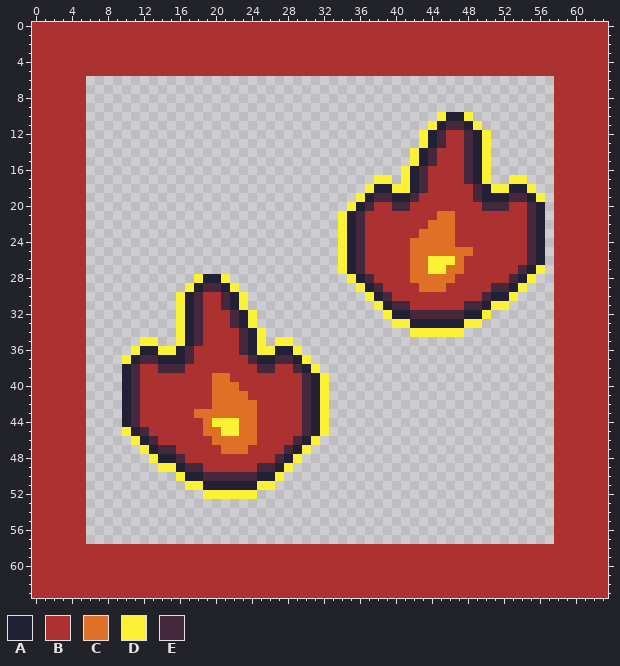
Two states of a pixel-art sprite, graphics/fireborder.png. Above, as it was before the edit.
The file is 64x64 pixels.
Palette (. is transparent): A #222034  B #ac3232  C #df7126  D #fbf236  E #45283c
Pixels before (only the part around the change), first column x 0:
 0 BBBBBBBBBBBBBBBBBBBBBBBBBBBBBBBBBBBBBBBBBBBBBBBBBBBBBBBBBBBBBB
 1 BBBBBBBBBBBBBBBBBBBBBBBBBBBBBBBBBBBBBBBBBBBBBBBBBBBBBBBBBBBBBB
 2 BBBBBBBBBBBBBBBBBBBBBBBBBBBBBBBBBBBBBBBBBBBBBBBBBBBBBBBBBBBBBB
 3 BBBBBBBBBBBBBBBBBBBBBBBBBBBBBBBBBBBBBBBBBBBBBBBBBBBBBBBBBBBBBB
 4 BBBBBBBBBBBBBBBBBBBBBBBBBBBBBBBBBBBBBBBBBBBBBBBBBBBBBBBBBBBBBB
 5 BBBBBBBBBBBBBBBBBBBBBBBBBBBBBBBBBBBBBBBBBBBBBBBBBBBBBBBBBBBBBB
 6 BBBBBB....................................................BBBB
 7 BBBBBB....................................................BBBB
 8 BBBBBB....................................................BBBB
 9 BBBBBB....................................................BBBB
10 BBBBBB.......................................DAAD.........BBBB
11 BBBBBB......................................DAEEAD........BBBB
12 BBBBBB.....................................DAEBBEAD.......BBBB
13 BBBBBB.....................................DAEBBEAD.......BBBB
14 BBBBBB....................................DAEBBBEAD.......BBBB
15 BBBBBB....................................DAEBBBEAD.......BBBB
16 BBBBBB...................................DAEBBBBEAD.......BBBB
17 BBBBBB................................DD.DAEBBBBEAD..DD...BBBB
18 BBBBBB...............................DAADDAEBBBBBEADDAAD..BBBB
19 BBBBBB..............................DAEEAAEBBBBBBEAAAEEAD.BBBB
20 BBBBBB.............................DAEBBEEBBBBBBBBEEEBBEA.BBBB
21 BBBBBB............................DAEBBBBBBBBCCBBBBBBBBEA.BBBB
22 BBBBBB............................DAEBBBBBBBCCCBBBBBBBBEA.BBBB
23 BBBBBB............................DAEBBBBBBCCCCBBBBBBBBEA.BBBB
24 BBBBBB............................DAEBBBBBCCCCCBBBBBBBBEA.BBBB
25 BBBBBB............................DAEBBBBBCCCCCCCBBBBBBEA.BBBB
26 BBBBBB............................DAEBBBBBCCDDDCBBBBBBBEA.BBBB
27 BBBBBB............................DAEBBBBBCCDDCCBBBBBBEAD.BBBB
28 BBBBBB............DAAD.............DAEBBBBCCCCCBBBBBBEAD..BBBB
29 BBBBBB...........DAEEAD.............DAEBBBBCCCBBBBBEEAD...BBBB
30 BBBBBB..........DAEBBEAD.............DAEBBBBBBBBBBEAAD....BBBB
31 BBBBBB..........DAEBBEAD..............DAEEBBBBBBEEADD.....BBBB
32 BBBBBB..........DAEBBBEAD..............DAAEEEEEEAAD.......BBBB
33 BBBBBB..........DAEBBBEAD...............DDAAAAAADD........BBBB
34 BBBBBB..........DAEBBBBEAD................DDDDDD..........BBBB
35 BBBBBB......DD..DAEBBBBEAD.DD.............................BBBB
36 BBBBBB.....DAADDAEBBBBBEADDAAD............................BBBB
37 BBBBBB....DAEEAAAEBBBBBBEAAEEAD...........................BBBB
38 BBBBBB....AEBBEEEBBBBBBBBEEBBEAD..........................BBBB
39 BBBBBB....AEBBBBBBBBCCBBBBBBBBEAD.........................BBBB
40 BBBBBB....AEBBBBBBBBCCCBBBBBBBEAD.........................BBBB
41 BBBBBB....AEBBBBBBBBCCCCBBBBBBEAD.........................BBBB
42 BBBBBB....AEBBBBBBBBCCCCCBBBBBEAD.........................BBBB
43 BBBBBB....AEBBBBBBCCCCCCCBBBBBEAD.........................BBBB
44 BBBBBB....AEBBBBBBBCDDDCCBBBBBEAD.........................BBBB
45 BBBBBB....DAEBBBBBBCCDDCCBBBBBEAD.........................BBBB
46 BBBBBB.....DAEBBBBBBCCCCCBBBBEAD..........................BBBB
47 BBBBBB......DAEEBBBBBCCCBBBBEAD...........................BBBB
48 BBBBBB.......DAAEBBBBBBBBBBEAD............................BBBB
49 BBBBBB........DDAEEBBBBBBEEAD.............................BBBB
50 BBBBBB..........DAAEEEEEEAAD..............................BBBB
51 BBBBBB...........DDAAAAAADD...............................BBBB
52 BBBBBB.............DDDDDD.................................BBBB
53 BBBBBB....................................................BBBB
54 BBBBBB....................................................BBBB
55 BBBBBB....................................................BBBB
56 BBBBBB....................................................BBBB
57 BBBBBB....................................................BBBB
58 BBBBBBBBBBBBBBBBBBBBBBBBBBBBBBBBBBBBBBBBBBBBBBBBBBBBBBBBBBBBBB
59 BBBBBBBBBBBBBBBBBBBBBBBBBBBBBBBBBBBBBBBBBBBBBBBBBBBBBBBBBBBBBB
60 BBBBBBBBBBBBBBBBBBBBBBBBBBBBBBBBBBBBBBBBBBBBBBBBBBBBBBBBBBBBBB
61 BBBBBBBBBBBBBBBBBBBBBBBBBBBBBBBBBBBBBBBBBBBBBBBBBBBBBBBBBBBBBB
After:
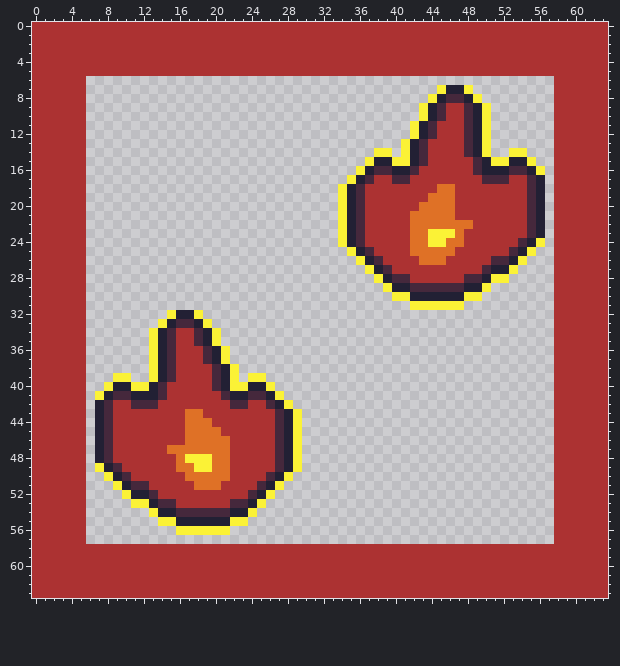
Change:
Changed rows in their new state; - is an unchanged pixel.
first column x 7:
 7 --------------------------------------DAAD--------
 8 -------------------------------------DAEEAD-------
 9 ------------------------------------DAEBBEAD------
10 ------------------------------------DAEBBEAD------
11 -----------------------------------DAEBBBEAD------
12 -----------------------------------DAEB-----------
13 ----------------------------------DAEBB-----------
14 -------------------------------DD-DAEB--------DD--
15 ------------------------------DAADDAEB---BEADDAAD-
16 -----------------------------DAEEAAEB----BEAAAEEAD
17 ----------------------------DAEBBEEBB----BBEEEBBEA
18 ---------------------------DAEBBBBBBB-CC--BBBBBBEA
19 ---------------------------DAEBBBBBB-CCC--BBBBBBEA
20 ---------------------------DAEB--BB-CCCC---BBB----
21 -----------------------------------CCC------------
22 -----------------------------------CC---CC--------
23 -----------------------------------C-DDDC---------
24 -------------------------------------DD-C------EAD
25 ---------------------------.DAE---------BB----EAD.
26 ---------------------------..DAE---B-CCBB---EEAD..
27 ---------------------------...DAE--BBBBBB--EAAD...
28 -----------....-------------...DAEEBBBBB-EEADD...-
29 ----------......-------------...DAAEEEEEEAAD....--
30 ---------........-------------...DDAAAAAADD....---
31 ---------........--------------....DDDDDD.....----
32 --------DA-D......--------------............------
33 -------DAEEAD.....---------------..........-------
34 ------DAEBB-AD.....----------------......---------
35 -----.-AEBB-AD.....-..----------------------------
36 ----..DAEBB-EAD........---------------------------
37 ---...D-EBB-EAD.........--------------------------
38 ---...DA-B---EAD.........-------------------------
39 --DD..DAE----EAD.DD.......------------------------
40 -DA-DDAE-----EADDAAD......------------------------
41 DAEEAAAE-----BEAAEEAD.....------------------------
42 AEBB-EE------BBEEB-EAD....------------------------
43 AEBBB-----C-BBBBBB--EAD...------------------------
44 AEBBB-----CC-BBBBB--EAD...------------------------
45 AEBBBB----CC--BBBB--EAD...------------------------
46 AEBBBBB---CCC--BBB--EAD..-------------------------
47 AEBBBBBBCCCCCC-BB---EAD.--------------------------
48 AEBBBBBBBCDDDCC-----------------------------------
49 DAEBBBBBBCCDDCC---BBEAD---------------------------
50 -DAEBBBBBBCCCCCBBBBEAD----------------------------
51 --DAEEBBBBBCCCBBBBEAD-----------------------------
52 ---DAAEBBBBBBBBBBEAD------------------------------
53 ----DDAEEBBBBBBEEAD-------------------------------
54 ------DAAEEEEEEAAD--------------------------------
55 -------DDAAAAAADD---------------------------------
56 ---------DDDDDD-----------------------------------
Pixel boxes of the changes (left, top, right, bottom) in both pictures:
changed: (338, 85, 545, 337)
changed: (95, 274, 329, 535)
